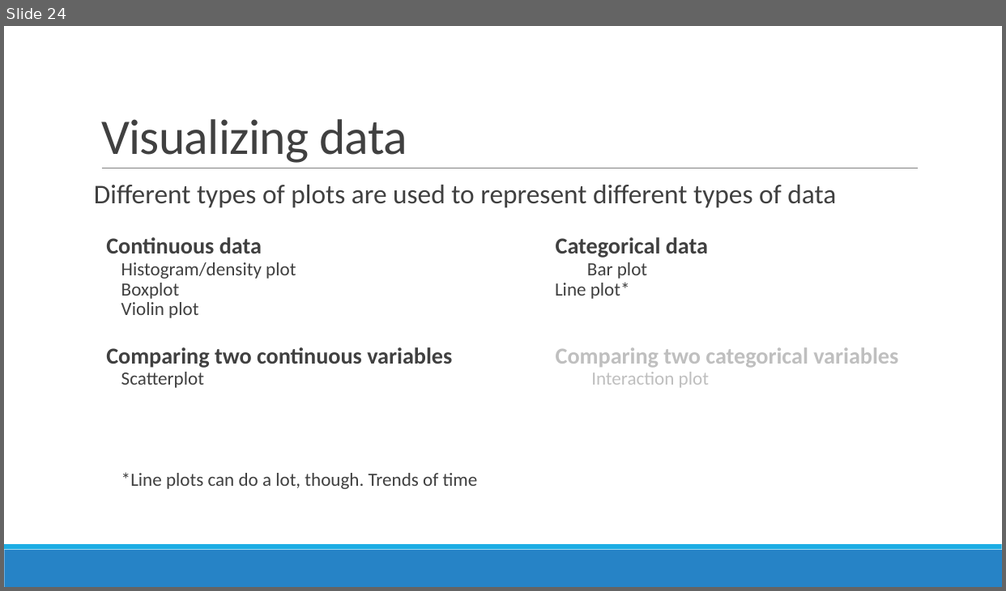
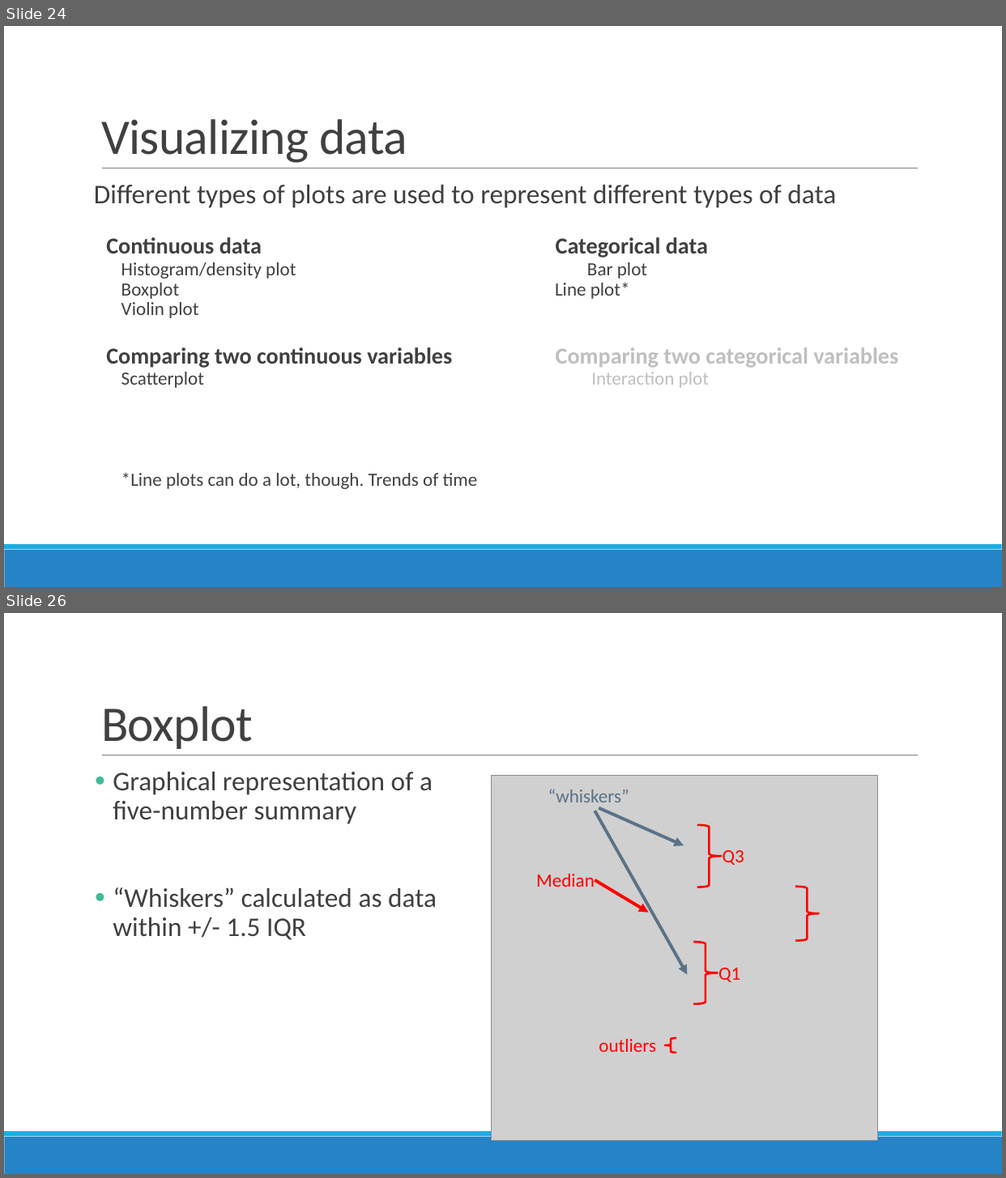
Before and after one commit to sjspielman/bio5312_fall2017, a slide deck: slides/intro.pptx. Shown one above the other, each under a label of ours: slide 24 before the commit, slides 24 and 26 after it; the slides between them are not shown. The pictures are 1006x591 and 1006x1178 pixels, drawn with LibreOffice and Linux fonts; fonts in the diff are those of the drawing; grey boxes stand for pictures. Boxes give left, top, right and bottom in pixels: in the first picture for what was removed or moved away, otherwise in the second. Text is boxed around its words. In the diff, an @@ line names an element or a change of style, - is before the commit and + after.

```diff
--- a/slides/intro.pptx
+++ b/slides/intro.pptx
@@ slide 26 added at box(4, 613, 1002, 1174), background #FFFFFF; not listed: 3 template elements that a slide beside it also shows @@
@@ title added at box(101, 706, 253, 749), 48 pt, text #404040 @@
+Boxplot
@@ text added at box(113, 772, 437, 940), 26 pt, text #404040 @@
+• Graphical representation of a five-number summary
+• “Whiskers” calculated as data within +/- 1.5 IQR
@@ picture added at box(492, 776, 879, 1141) @@
@@ text added at box(548, 789, 629, 808), 18 pt, text #597287 @@
+“whiskers”
@@ arrow added from (594, 811) to (688, 974), #597287 3 pt @@
@@ arrow added from (599, 808) to (684, 845), #597287 3 pt @@
@@ right brace added at box(697, 825, 721, 887), outline #FF0000 2 pt @@
@@ text added at box(722, 850, 744, 865), 18 pt, text #FF0000 @@
+Q3
@@ text added at box(536, 874, 594, 887), 18 pt, text #FF0000 @@
+Median
@@ arrow added from (594, 880) to (649, 913), #FF0000 3 pt @@
@@ right brace added at box(796, 887, 819, 941), outline #FF0000 2 pt @@
@@ right brace added at box(693, 943, 718, 1004), outline #FF0000 2 pt @@
@@ text added at box(718, 968, 740, 982), 18 pt, text #FF0000 @@
+Q1
@@ text added at box(599, 1039, 656, 1052), 18 pt, text #FF0000 @@
+outliers
@@ right brace added at box(665, 1038, 676, 1053), outline #FF0000 2 pt @@
```
Also in this commit, not shown: 7 other slides added, 3 slides removed, 13 other files.
